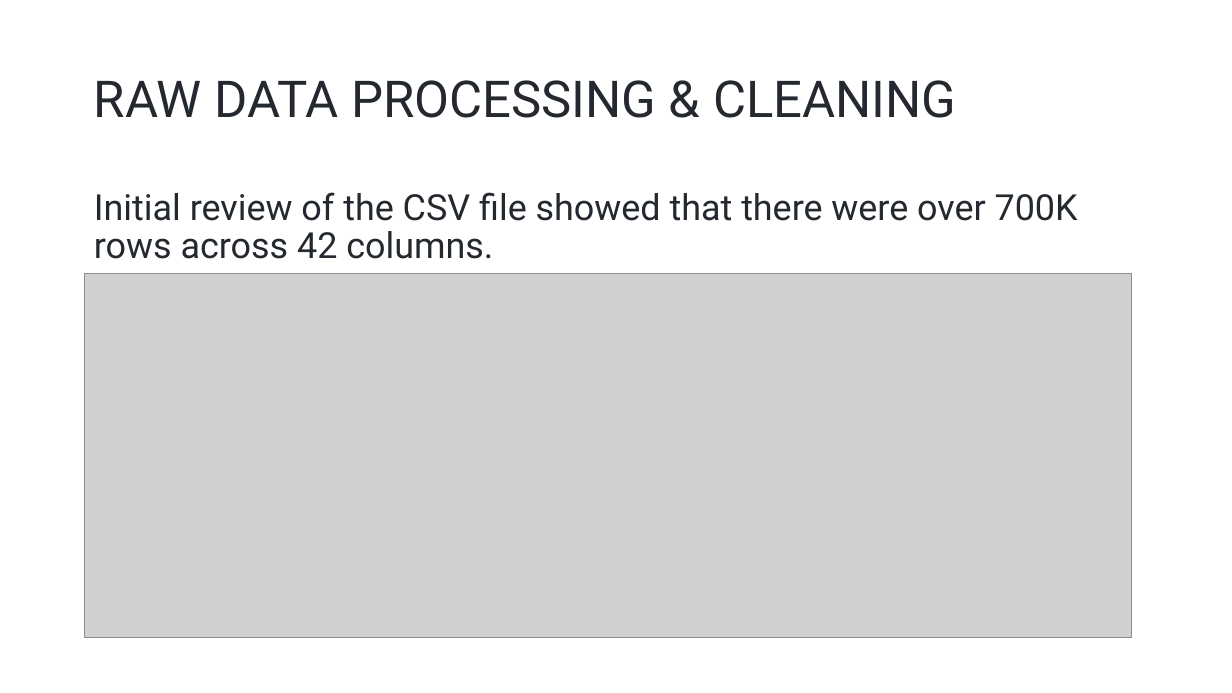
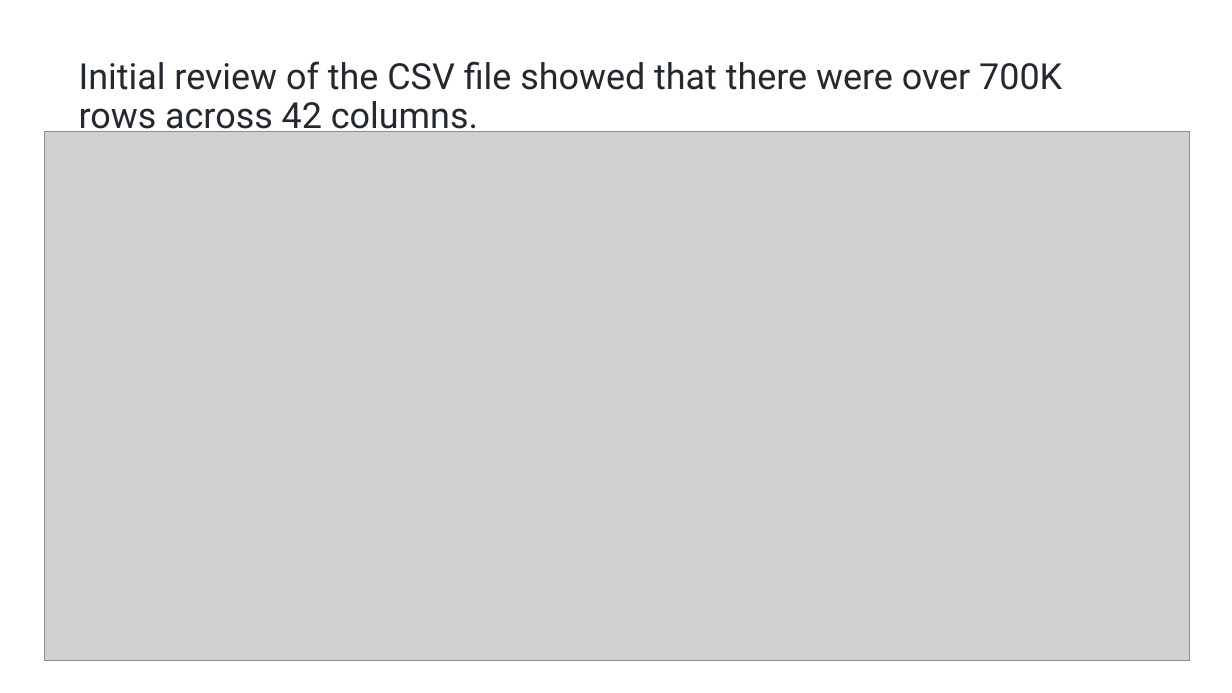
Before and after one commit to ashsams18/Project4_11122021, a slide deck: slide 5 of Horse_Racing.pptx (slide 4 before the commit). Drawn at 1232x693 pixels with LibreOffice and Linux fonts; fonts in the diff are those of the drawing; grey boxes stand for pictures; background and template pictures are left out. Boxes give left, top, right and bottom in pixels: in the first picture for what was removed or moved away, otherwise in the second. Text is boxed around its words. In the diff, an @@ line names an element or a change of style, - is before the commit and + after.

```diff
--- a/Horse_Racing.pptx
+++ b/Horse_Racing.pptx
@@ text "Initial review of the CSV ..." rewrapped from <box>94,192,1078,259</box> to <box>79,61,1062,137</box> @@
@@ title removed at <box>94,80,956,118</box> @@
-RAW DATA PROCESSING & CLEANING
@@ picture: place and size @@
-picture at <box>85,274,1132,638</box>
+picture at <box>44,131,1190,661</box>
```
Also in this commit, not shown: 6 other slides changed, 20 slides added, 4 slides removed, 2 other files.
